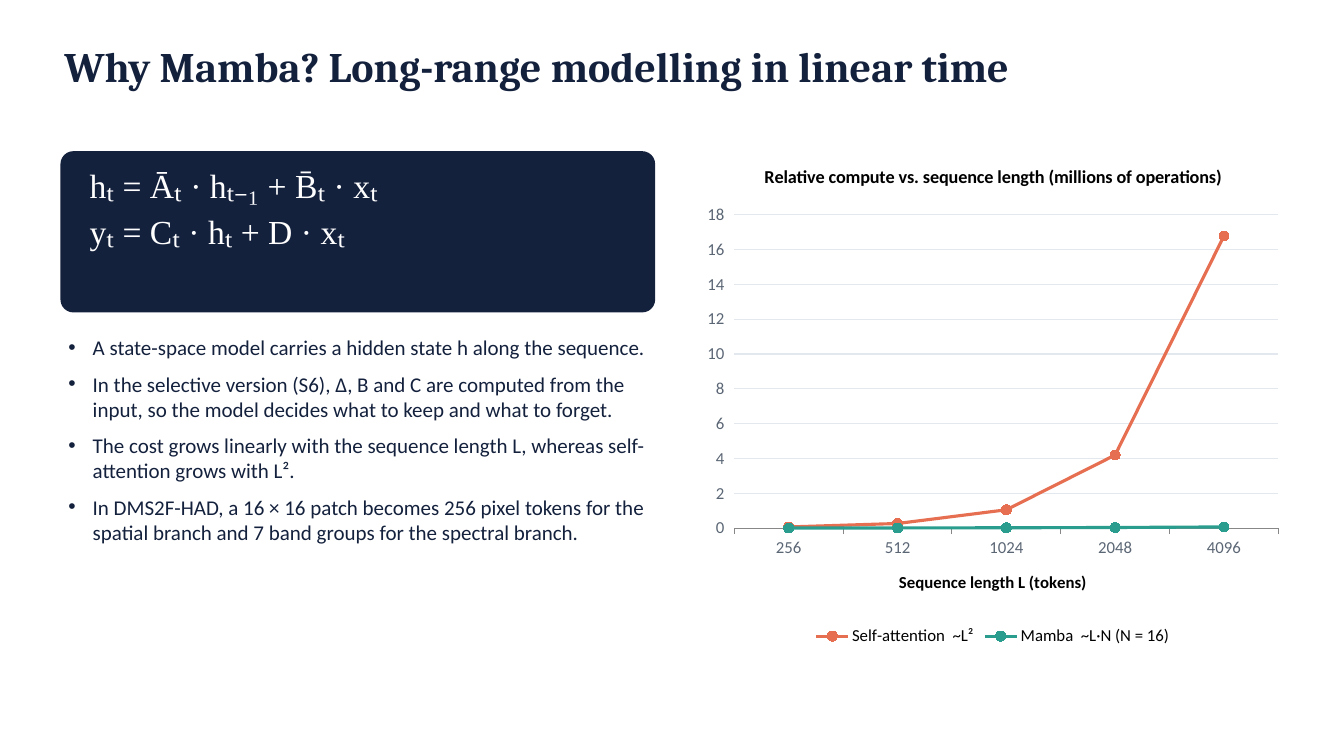
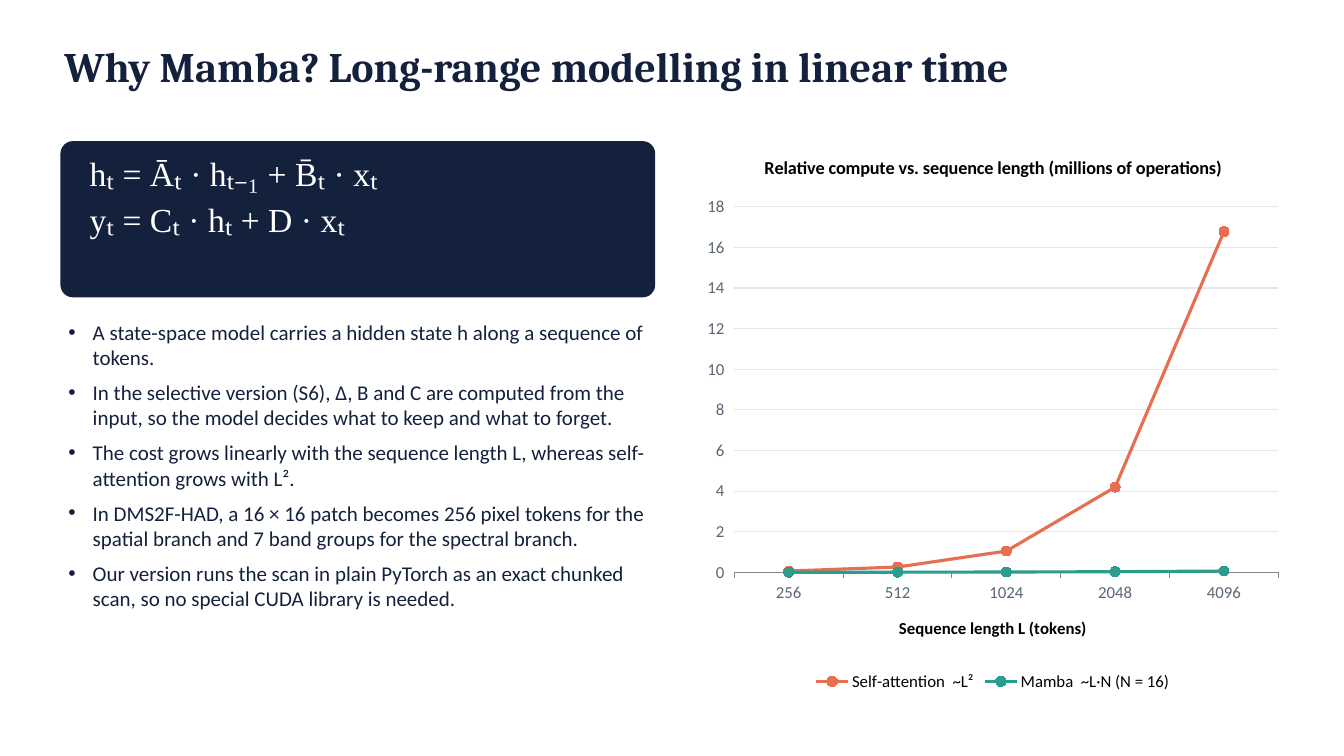
Before and after one commit to SaarthakG-Dtu/Hyperspectral_Anomaly_Detection, a slide deck: slide 4 of presentation/DMS2F-HAD_presentation.pptx (slide 7 before the commit). Drawn at 1344x756 pixels with LibreOffice and Linux fonts; fonts in the diff are those of the drawing. Boxes give left, top, right and bottom in pixels: in the first picture for what was removed or moved away, otherwise in the second. Text is boxed around its words. In the diff, an @@ line names an element or a change of style, - is before the commit and + after.

```diff
--- a/presentation/DMS2F-HAD_presentation.pptx
+++ b/presentation/DMS2F-HAD_presentation.pptx
@@ rounded rectangle: place and size @@
-rounded rectangle at box(60, 151, 655, 313)
+rounded rectangle at box(60, 141, 655, 297)
@@ line chart: place and size @@
-line chart at box(696, 146, 1291, 650)
+line chart at box(696, 136, 1291, 696)
@@ text "hₜ = Āₜ · hₜ₋₁ ...": place and size @@
-text "hₜ = Āₜ · hₜ₋₁ ..." at box(248, 172, 326, 244)
+text "hₜ = Āₜ · hₜ₋₁ ..." at box(248, 160, 326, 232)
@@ text "A state-space model carries a ...": place and size @@
-text "A state-space model carries a ..." at box(93, 340, 645, 544)
+text "A state-space model carries a ..." at box(93, 325, 644, 610)
@@ text at box(93, 325, 642, 365): text changed @@
-• A state-space model carries a hidden state h along the sequence.
+• A state-space model carries a hidden state h along a sequence of tokens.
@@ text at box(93, 385, 644, 550): less space between paragraphs @@
@@ text at box(93, 566, 623, 610): paragraph added @@
+• Our version runs the scan in plain PyTorch as an exact chunked scan, so no special CUDA library is needed.
```
Also in this commit, not shown: 9 other slides changed, 4 slides added, 14 slides removed, 23 other files.
